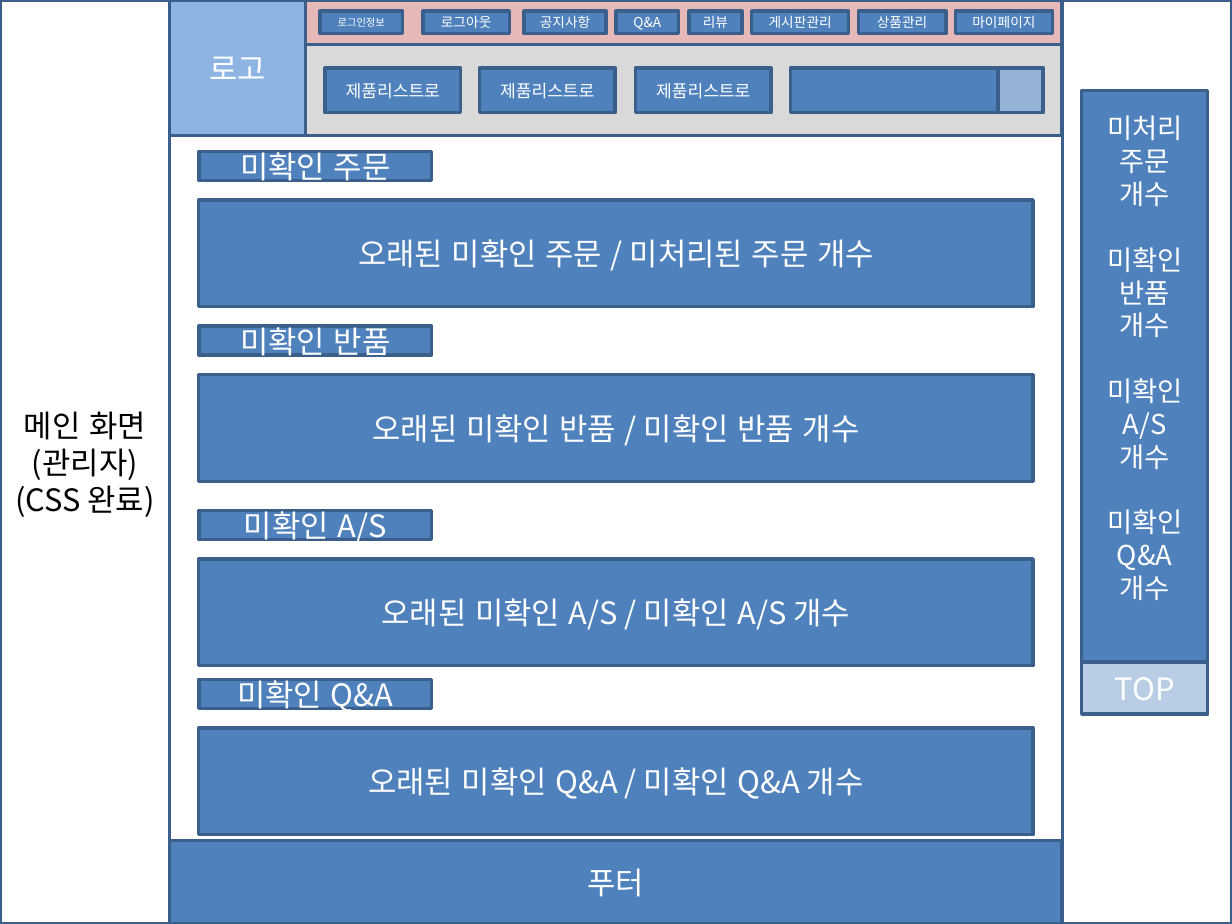
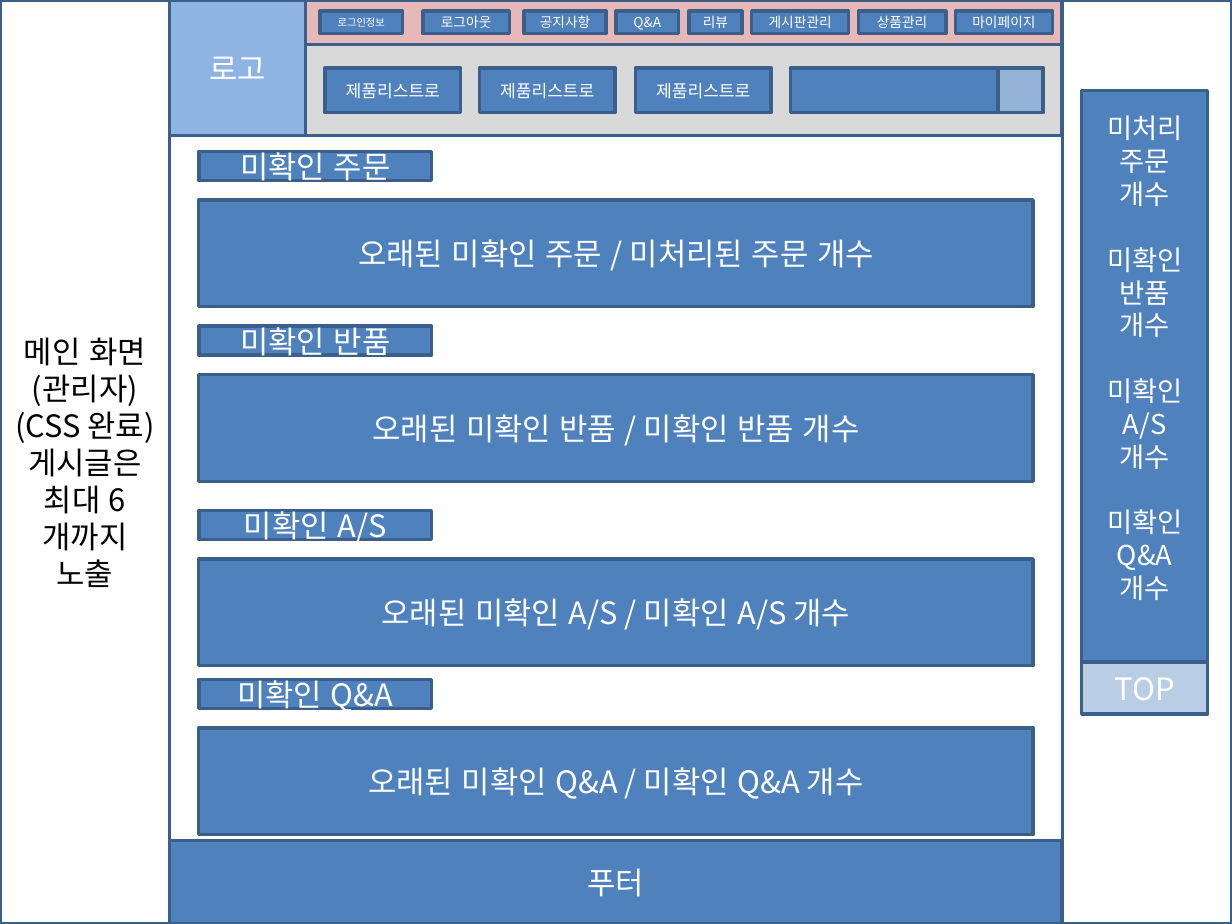
Before and after one commit to dksdlcks12/Portfolio, a slide deck: slide 26 of 스토리보드(구현 및 필요하면 추가).pptx. Drawn at 1232x924 pixels with LibreOffice and Linux fonts; fonts in the diff are those of the drawing. Boxes give left, top, right and bottom in pixels: in the first picture for what was removed or moved away, otherwise in the second. Text is boxed around its words. In the diff, an @@ line names an element or a change of style, - is before the commit and + after.

```diff
--- a/스토리보드(구현 및 필요하면 추가).pptx
+++ b/스토리보드(구현 및 필요하면 추가).pptx
@@ text in rectangle at [28, 448, 141, 587]: paragraph added @@
+게시글은 최대 6개까지 노출
```
Also in this commit, not shown: 3 other slides changed, 1 other file.
